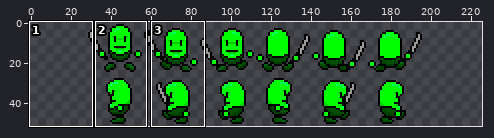
Edited in one commit: sprite sheet (assets/images/spritespjs/Main_char.png). Above: a wide view before the commit, with the close-up outlined.
Close-up. Old version:
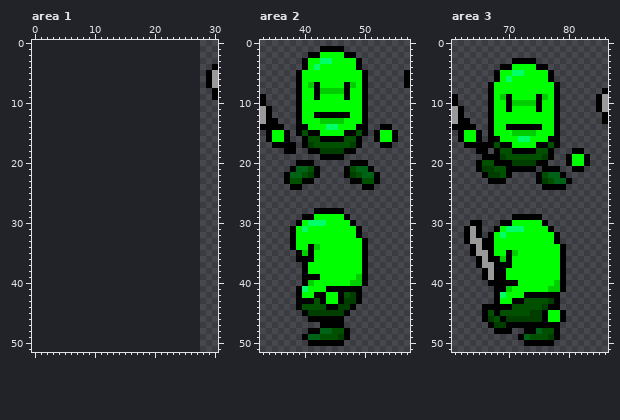
The file is 168x52 pixels. Shown: area 1: x 0..30, y 0..51; area 2: x 33..57, y 0..51; area 3: x 61..86, y 0..51. The old version is drawn lined up with the new one, on the new canvas. The commit also changed other parts of the picture, which this record leaves out.
After:
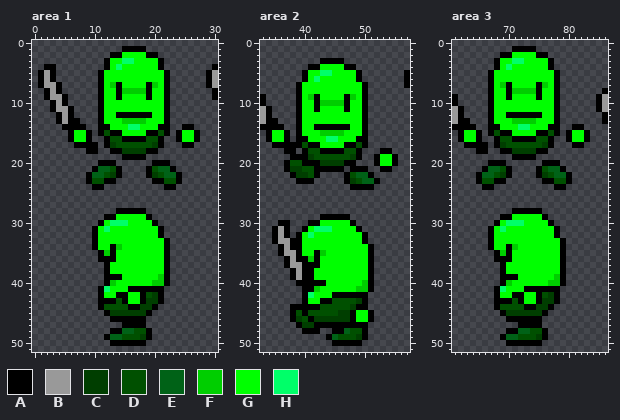
Palette (. is transparent): A #000000  B #999999  C #003e00  D #005000  E #006217  F #00ce00  G #00ff00  H #00ff69
Diff:
canvas 168x52 -> 226x52, the old top-left corner now at 28,0
Area 1:
y 1: x 15..18 .... -> AAAA
y 2: x 13..20 ........ -> AAGGGGAA
y 3: x 12..21 .......... -> AGGHHGGGGA
y 4: x 2..3 .. -> AA; x 12..21 .......... -> AGHGGGGGGA
y 5..6: x 1..3 ... -> ABA; x 11..22 ............ -> AGGGGGGGGGGA
y 7: x 1..4 .... -> ABBA; x 11..22 ............ -> AGFAGGGGAFGA
y 8: x 2..4 ... -> ABA; x 11..22 ............ -> AGGAFFFFAGGA
y 9: x 2..5 .... -> ABBA; x 11..22 ............ -> AGGAGGGGAGGA
y 10: x 3..5 ... -> ABA; x 11..22 ............ -> AGGGGGGGGGGA
y 11: x 3..6 .... -> ABBA; x 11..22 ............ -> AGGGGGGGGGGA
y 12: x 4..6 ... -> ABA; x 11..22 ............ -> AGGAAAAAAGGA
y 13: x 4..7 .... -> ABAA; x 11..22 ............ -> AGGGFFFFGGGA
y 14: x 5..8 .... -> AAAA; x 11..22 ............ -> AAGGGHHGGGAA; x 25..26 .. -> AA
y 15: x 6..9 .... -> AGGA; x 11..22 ............ -> ADAAGGGGAADA; x 24..27 .... -> AGGA
y 16: x 6..9 .... -> AGGA; x 12..21 .......... -> ADDAAAADDA; x 24..27 .... -> AGGA
y 17: x 7..10 .... -> AAAA; x 12..21 .......... -> ACDDDDDDCA; x 25..26 .. -> AA
y 18: x 9..10 .. -> AA; x 13..20 ........ -> AACCCCAA
y 19: x 15..18 .... -> AAAA
y 20: x 11..13 ... -> AAA; x 20..22 ... -> AAA
y 21: x 10..14 ..... -> AEEDA; x 19..23 ..... -> ADEEA
y 22: x 9..14 ...... -> AEEDCA; x 19..24 ...... -> ACDEEA
y 23: x 9..13 ..... -> ADDAA; x 20..24 ..... -> AADDA
y 24: x 10..11 .. -> AA; x 22..23 .. -> AA
y 28: x 14..18 ..... -> AAAAA
y 29: x 12..19 ........ -> AAGGGGGA
y 30: x 11..20 .......... -> AGHHHGGGGA
y 31: x 10..21 ............ -> AGHGGGGGGGGA
y 32: x 10..21 ............ -> AGGGGGGGGGGA
y 33: x 10..22 ............. -> AGGGGGGGGGGGA
y 34: x 10..22 ............. -> AGGAFGGGGGGGA
y 35: x 11..22 ............ -> AFAGGGGGGGGA
y 36: x 11..22 ............ -> AAAGGGGGGGGA
y 37..38: x 12..22 ........... -> AGGGGGGGGGA
y 39: x 12..22 ........... -> AAAGGGGGGFA
y 40: x 12..22 ........... -> AFGGGGGGFFA
y 41: x 11..21 ........... -> AHGGGAAAAAA
y 42: x 11..21 ........... -> AGGAAGGADCA
y 43: x 11..21 ........... -> AAADAGGACCA
y 44: x 11..20 .......... -> ADDDDAACCA
y 45: x 12..19 ........ -> ACCCCCCA
y 46: x 13..18 ...... -> AAAAAA
y 47: x 15..18 .... -> AAAA
y 48: x 13..19 ....... -> AAEEDDA
y 49: x 12..19 ........ -> AEEDDDCA
y 50: x 13..18 ...... -> AAAAAA
Area 2:
y 1: x 43..46 AAAA -> ....
y 2: x 41..48 AAGGGGAA -> ........
y 3: x 40..49 AGGHHGGGGA -> ...AAAA...
y 4: x 40..42 AGH -> .AA; x 47..49 GGA -> AA.
y 5: x 39..40 AG -> .A; x 43..44 GG -> HH; x 49..50 GA -> A.
y 6: x 39..40 AG -> .A; x 42 G -> H; x 49..50 GA -> A.
y 7: x 41..42 FA -> GG; x 47..48 AF -> GG
y 8: x 42..47 AFFFFA -> GGGGGG
y 9: x 41 G -> F; x 48 G -> F
y 10: x 42..47 GGGGGG -> AFFFFA
y 11: x 42 G -> A; x 47 G -> A
y 12: x 42..47 AAAAAA -> GGGGGG
y 13: x 43..46 FFFF -> GGGG
y 14: x 40 A -> G; x 42..47 GGHHGG -> AAAAAA; x 49 A -> G; x 53..54 AA -> ..
y 15: x 40..49 DAAGGGGAAD -> GGGFFFFGGG; x 52..55 AGGA -> ....
y 16: x 39 . -> A; x 41..48 DDAAAADD -> GGGHHGGG; x 50 . -> A; x 52..55 AGGA -> ....
y 17: x 39..50 .ACDDDDDDCA. -> ADAAGGGGAADA; x 53..54 AA -> ..
y 18: x 40..49 .AACCCCAA. -> ADDAAAADDA; x 53..54 .. -> AA
y 19: x 38..49 .....AAAA... -> AAACDDDDDDCA; x 52..55 .... -> AGGA
y 20: x 37..39 ..A -> ADD; x 42..47 ...... -> ACCCCA; x 49..50 AA -> ..; x 52..55 .... -> AGGA
y 21: x 37..40 .AEE -> ACCD; x 43..51 ....ADEEA -> AAAA.AAA.; x 53..54 .. -> AA
y 22: x 37..41 AEEDC -> .ACCD; x 48..49 CD -> DE; x 51..52 EA -> A.
y 23: x 37..39 ADD -> ..A; x 47..51 .AADD -> ACDEE
y 24: x 38..39 AA -> ..; x 48..49 .. -> AA
y 28: x 42..46 AAAAA -> .....
y 29: x 40..46 AAGGGGG -> ...AAAA
y 30: x 36..37 .. -> AA; x 39..43 AGHHH -> ..AAG
y 31: x 35..40 ...AGH -> ABA..A; x 42..44 GGG -> HHH
y 32: x 35..39 ...AG -> ABA.A; x 41 G -> H; x 49..50 A. -> GA
y 33: x 35..37 ... -> ABB; x 39 G -> A
y 34: x 36..37 .. -> AB; x 39 G -> A; x 41..42 AF -> GG; x 50..51 A. -> GA
y 35: x 36..38 ... -> ABB; x 40..43 FAGG -> GGAF; x 50..51 A. -> GA
y 36: x 37..38 .. -> AB; x 41..42 AG -> FA; x 50..51 A. -> GA
y 37: x 37..39 ... -> ABB; x 41..42 GG -> AA; x 50..51 A. -> GA
y 38: x 38..39 .. -> AB; x 41 G -> A; x 50..51 A. -> GA
y 39: x 38..39 .. -> AB; x 42 A -> G; x 49..51 FA. -> GGA
y 40: x 39 . -> A; x 41..43 FGG -> AAA; x 48..51 FFA. -> GGFA
y 41: x 39..42 AHGG -> .AAF; x 44..51 AAAAAA.. -> GGGGGFFA
y 42: x 39..43 AGGAA -> .AHGG; x 45 G -> A; x 47..48 DC -> AA; x 50 . -> A
y 43: x 39 A -> .; x 41..42 AD -> GG; x 44..50 GGACCA. -> ADDDDCA
y 44: x 38 . -> A; x 40..42 DDD -> AAA; x 44..50 AACCA.. -> DDDDCAA
y 45: x 38..39 .. -> AD; x 41..45 CCCCC -> DDDDD; x 47..51 A.... -> CAGGA
y 46: x 38..40 ... -> ACD; x 42..51 AAAAA..... -> CCCCCCAGGA
y 47: x 39..42 .... -> ACCA; x 47..50 .... -> AAAA
y 48: x 40 . -> A; x 43..50 EEDDA... -> ..AAEDDA
y 49: x 40..50 AEEDDDCA... -> ....AEDDDCA
y 50: x 41..44 AAAA -> ....; x 47..49 ... -> AAA
Area 3:
y 1: x 71..74 .... -> AAAA
y 2: x 69..76 ........ -> AAGGGGAA
y 3: x 68..77 ...AAAA... -> AGGHHGGGGA
y 4: x 68..70 .AA -> AGH; x 75..77 AA. -> GGA
y 5: x 67..68 .A -> AG; x 71..72 HH -> GG; x 77..78 A. -> GA
y 6: x 67..68 .A -> AG; x 70 H -> G; x 77..78 A. -> GA
y 7: x 69..70 GG -> FA; x 75..76 GG -> AF
y 8: x 70..75 GGGGGG -> AFFFFA
y 9: x 69 F -> G; x 76 F -> G
y 10: x 70..75 AFFFFA -> GGGGGG
y 11: x 70 A -> G; x 75 A -> G
y 12: x 70..75 GGGGGG -> AAAAAA
y 13: x 71..74 GGGG -> FFFF
y 14: x 68 G -> A; x 70..75 AAAAAA -> GGHHGG; x 77 G -> A; x 81..82 .. -> AA
y 15: x 68..77 GGGFFFFGGG -> DAAGGGGAAD; x 80..83 .... -> AGGA
y 16: x 67 A -> .; x 69..76 GGGHHGGG -> DDAAAADD; x 78 A -> .; x 80..83 .... -> AGGA
y 17: x 67..78 ADAAGGGGAADA -> .ACDDDDDDCA.; x 81..82 .. -> AA
y 18: x 68..77 ADDAAAADDA -> .AACCCCAA.; x 81..82 AA -> ..
y 19: x 66..77 AAACDDDDDDCA -> .....AAAA...; x 80..83 AGGA -> ....
y 20: x 65..67 ADD -> ..A; x 70..75 ACCCCA -> ......; x 77..78 .. -> AA; x 80..83 AGGA -> ....
y 21: x 65..68 ACCD -> .AEE; x 71..79 AAAA.AAA. -> ....ADEEA; x 81..82 AA -> ..
y 22: x 65..69 .ACCD -> AEEDC; x 76..77 DE -> CD; x 79..80 A. -> EA
y 23: x 65..67 ..A -> ADD; x 75..79 ACDEE -> .AADD
y 24: x 66..67 .. -> AA; x 76..77 AA -> ..
y 28: x 71..75 ..... -> AAAAA
y 29: x 69..76 ..AAAAA. -> AAGGGGGA
y 30: x 64..65 AA -> ..; x 68..72 .AAGG -> AGHHH; x 76..77 A. -> GA
y 31: x 63..65 ABA -> ...; x 67..72 .AGHHH -> AGHGGG; x 77..78 A. -> GA
y 32: x 63..65 ABA -> ...; x 69 H -> G
y 33: x 63..66 ABBA -> ....; x 78..79 A. -> GA
y 34: x 64..66 ABA -> ...; x 70..71 GG -> AF
y 35: x 64..69 ABBAGG -> ....AF; x 71 F -> G
y 36: x 65..67 ABA -> ...; x 69 F -> A
y 37: x 65..68 ABBA -> ....; x 70 A -> G
y 38: x 66..68 ABA -> ...
y 39: x 66..68 ABA -> ...; x 70..71 GG -> AA; x 78 G -> F
y 40: x 67..68 AA -> ..; x 70..71 AA -> FG; x 77 G -> F
y 41: x 69..70 AF -> HG; x 73..79 GGGGFFA -> AAAAAA.
y 42: x 69 H -> G; x 71..74 GGAA -> AAGG; x 76..77 AA -> DC
y 43: x 69..71 GGA -> AAD; x 73..76 DDDD -> GGAC
y 44: x 66..67 AA -> ..; x 69..70 AA -> DD; x 73..75 DDD -> AAC; x 78 A -> .
y 45: x 66..73 ADADDDDD -> ...ACCCC; x 77..79 GGA -> ...
y 46: x 66..79 ACDACCCCCCAGGA -> ....AAAAAA....
y 47: x 67..71 ACCAA -> .....; x 76..78 AAA -> ...
y 48: x 68..69 AA -> ..; x 71..78 ..AAEDDA -> AEEDDA..
y 49: x 69..73 ...AE -> AEEDD; x 75..78 DDCA -> CA..
y 50: x 70..72 ... -> AAA; x 76..77 AA -> ..
Where, in picture pixels (left, top, right, bottom), the same in both close-ups:
added: (38, 46, 200, 346)
changed: (272, 46, 398, 346)
changed: (464, 46, 590, 346)
